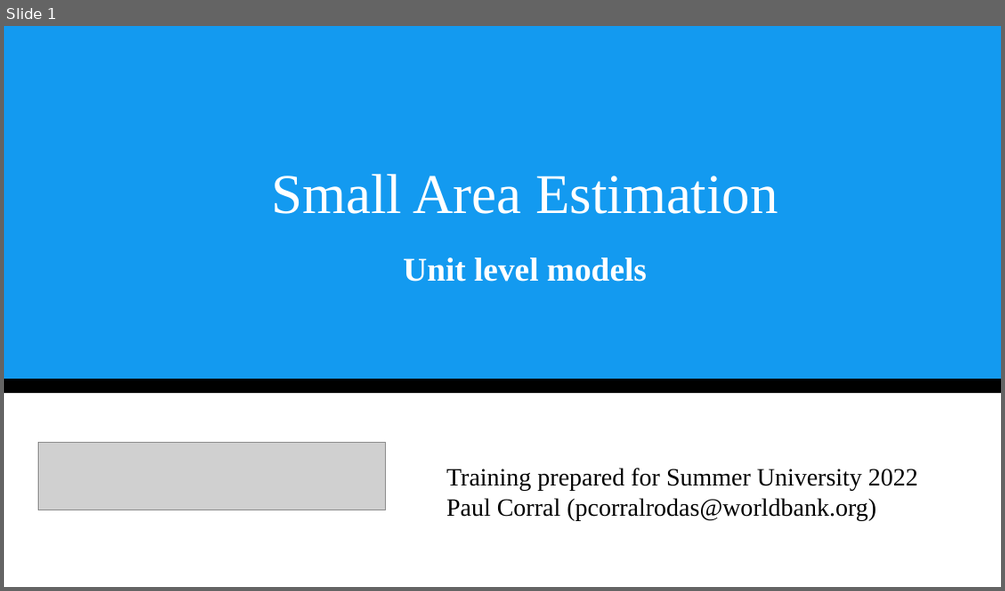
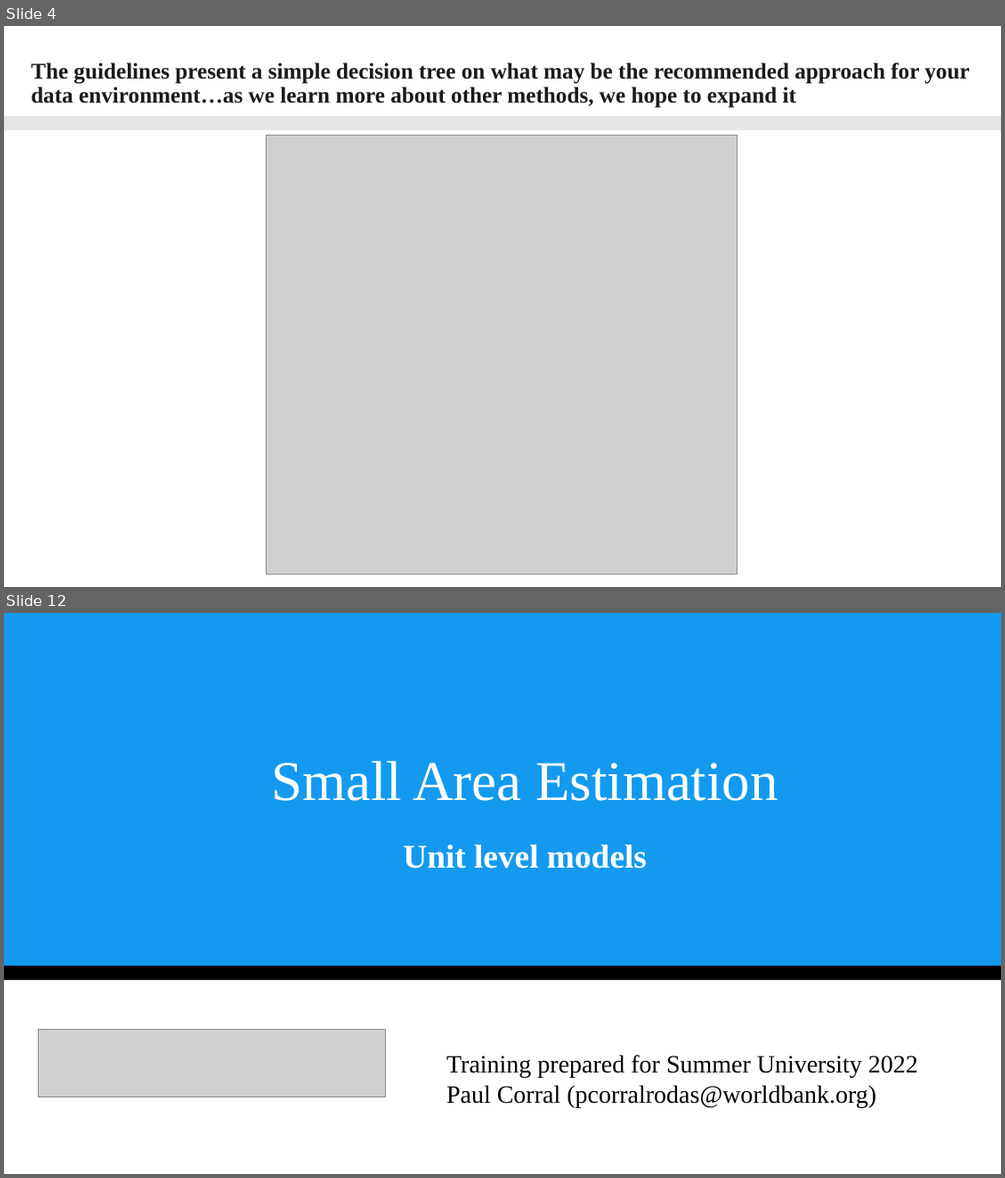
Before and after one commit to pcorralrodas/wb_sae_training, a slide deck: 03.Presentations/Small Area Estimation.pptx. Shown one above the other, each under a label of ours: slide 1 before the commit, slides 4 and 12 after it; the slides between them are not shown. The pictures are 1005x591 and 1005x1178 pixels, drawn with LibreOffice and Linux fonts; fonts in the diff are those of the drawing; grey boxes stand for pictures. Boxes give left, top, right and bottom in pixels: in the first picture for what was removed or moved away, otherwise in the second. Text is boxed around its words. In the diff, an @@ line names an element or a change of style, - is before the commit and + after.

```diff
--- a/03.Presentations/Small Area Estimation.pptx
+++ b/03.Presentations/Small Area Estimation.pptx
@@ slide 4 added at box(4, 26, 1001, 587), background #FFFFFF @@
@@ title added at box(31, 62, 969, 108), 21.6 pt, text #1A1A1A, bold @@
+The guidelines present a simple decision tree on what may be the recommended approach for your data environment…as we learn more about other methods, we hope to expand it
@@ rectangle added at box(4, 116, 1001, 130), fill #E7E6E6 @@
@@ picture added at box(266, 135, 736, 573) @@
@@ what was slide 1 is now slide 12 @@
```
Also in this commit, not shown: 1 slide changed, 10 other slides added.
